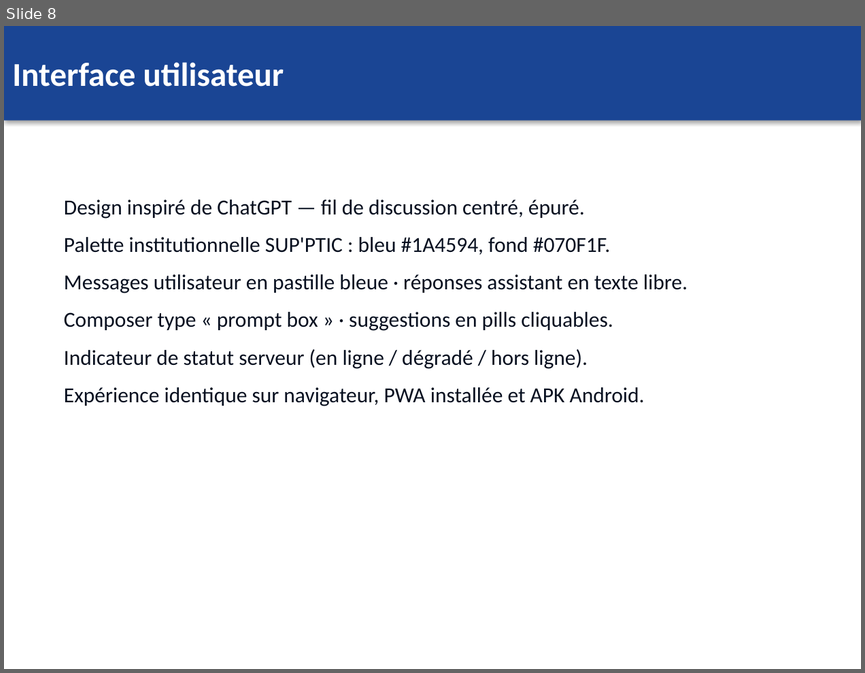
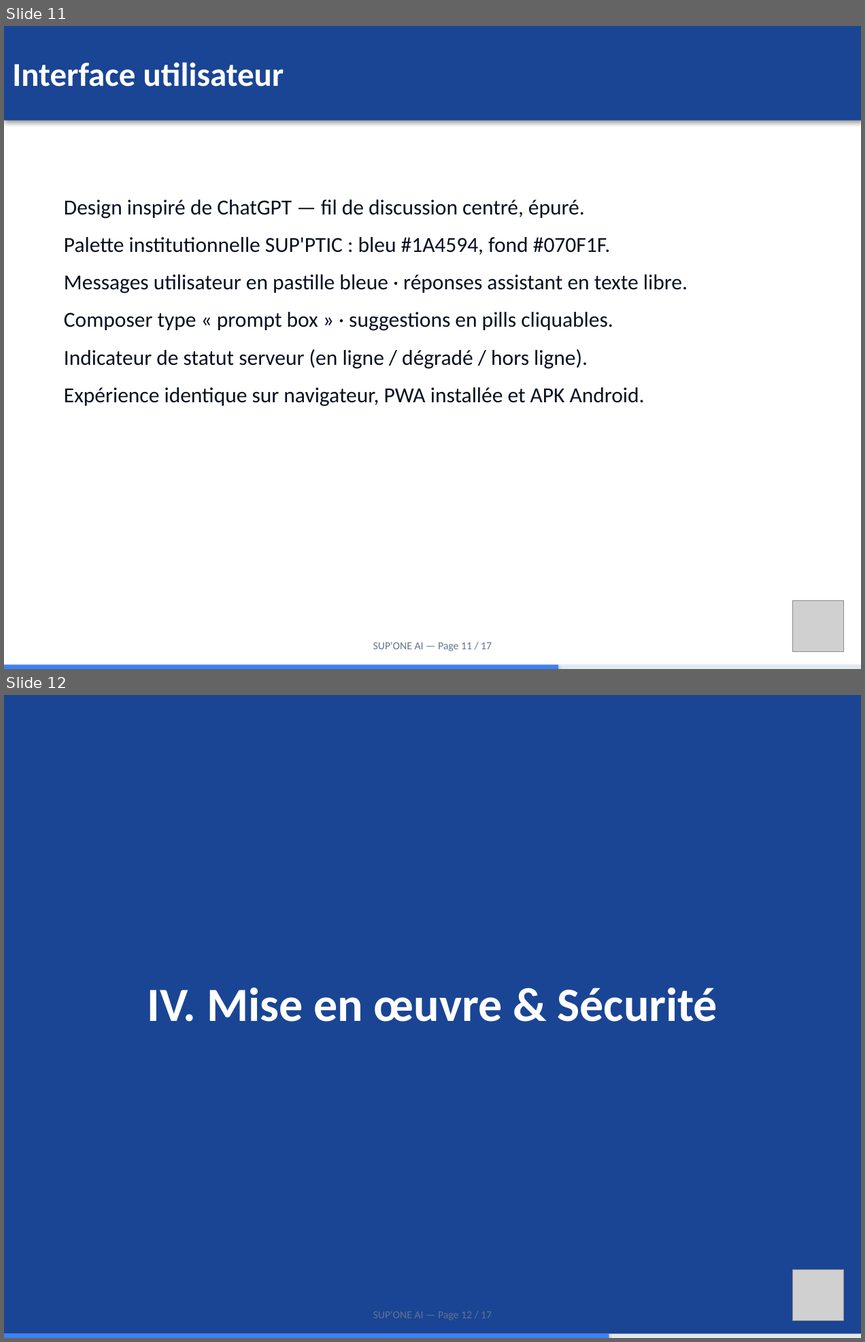
Before and after one commit to nkoumougrinnel/ChatBot, a slide deck: docs/SUPONE_AI_Club_Informatique_SUPPTIC.pptx. Shown one above the other, each under a label of ours: slide 8 before the commit, slides 11 and 12 after it. The pictures are 865x673 and 865x1342 pixels, drawn with LibreOffice and Linux fonts; fonts in the diff are those of the drawing; grey boxes stand for pictures. Boxes give left, top, right and bottom in pixels: in the first picture for what was removed or moved away, otherwise in the second. Text is boxed around its words. In the diff, an @@ line names an element or a change of style, - is before the commit and + after.

Commit message:
chore: nettoyage fichiers résiduels
- Suppression frontend/app/src/filename.js (vide/inutile)
- Mise à jour présentation et scripts

```diff
--- a/docs/SUPONE_AI_Club_Informatique_SUPPTIC.pptx
+++ b/docs/SUPONE_AI_Club_Informatique_SUPPTIC.pptx
@@ slide 12 added at (4,695,861,1338), background #1A4594 @@
@@ text added at (147,987,718,1021), 40 pt, text #FFFFFF, bold @@
+IV. Mise en œuvre & Sécurité
@@ picture added at (792,1269,844,1321) @@
@@ text added at (373,1311,492,1320), 9 pt, text #64748B @@
+SUP'ONE AI — Page 12 / 17
@@ rectangle added at (4,1334,861,1338), fill #E2E8F0 @@
@@ rectangle added at (4,1334,609,1338), fill #3B82F6 @@
@@ what was slide 8 is now slide 11 @@
@@ slide 11 changed as well @@
@@ picture added at (792,600,844,652) @@
@@ text added at (373,641,492,651), 9 pt, text #64748B @@
+SUP'ONE AI — Page 11 / 17
@@ rectangle added at (4,665,861,669), fill #E2E8F0 @@
@@ rectangle added at (4,665,558,669), fill #3B82F6 @@
```
Also in this commit, not shown: 11 other slides changed, 4 other slides added, 2 other files.
